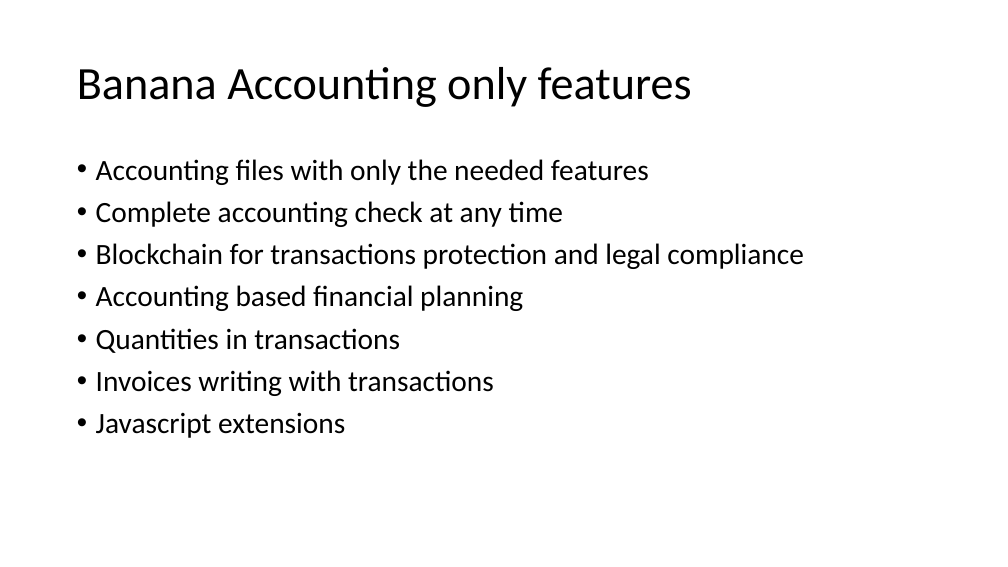
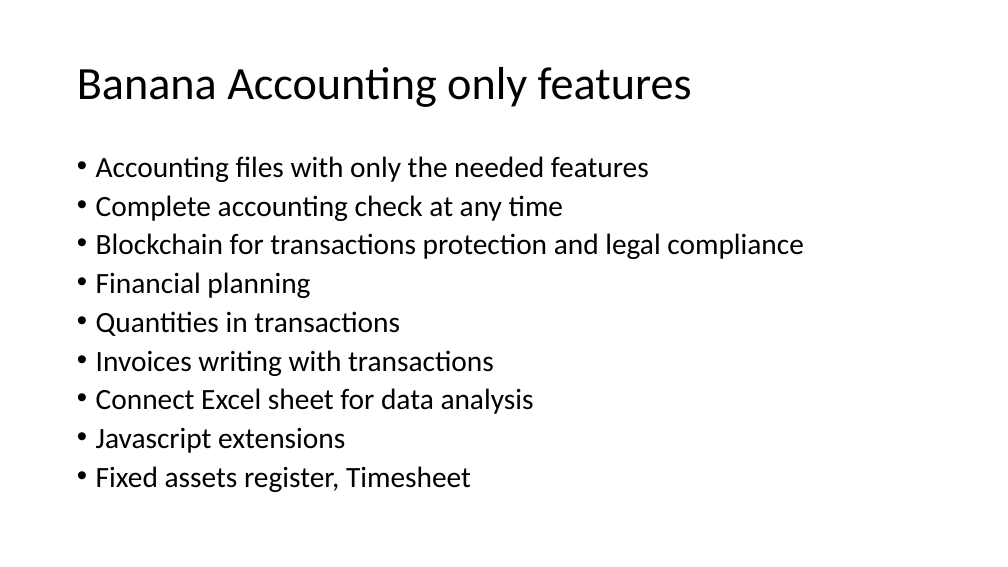
Before and after one commit to dzucchetti/temp, a slide deck: slide 6 of BananaPresentation.pptx. Drawn at 1008x567 pixels with LibreOffice and Linux fonts; fonts in the diff are those of the drawing. Boxes give left, top, right and bottom in pixels: in the first picture for what was removed or moved away, otherwise in the second. Text is boxed around its words. In the diff, an @@ line names an element or a change of style, - is before the commit and + after.

```diff
--- a/BananaPresentation.pptx
+++ b/BananaPresentation.pptx
@@ text at (x1=96, y1=156, x2=804, y2=453): line spacing 0.9 to 0.8 @@
@@ text at (x1=96, y1=272, x2=310, y2=298): text changed @@
-• Accounting based financial planning
+• Financial planning
@@ text at (x1=96, y1=388, x2=534, y2=414): paragraph added @@
+• Connect Excel sheet for data analysis
@@ text at (x1=96, y1=466, x2=471, y2=492): paragraph added @@
+• Fixed assets register, Timesheet
```
Also in this commit, not shown: 1 other slide changed.
